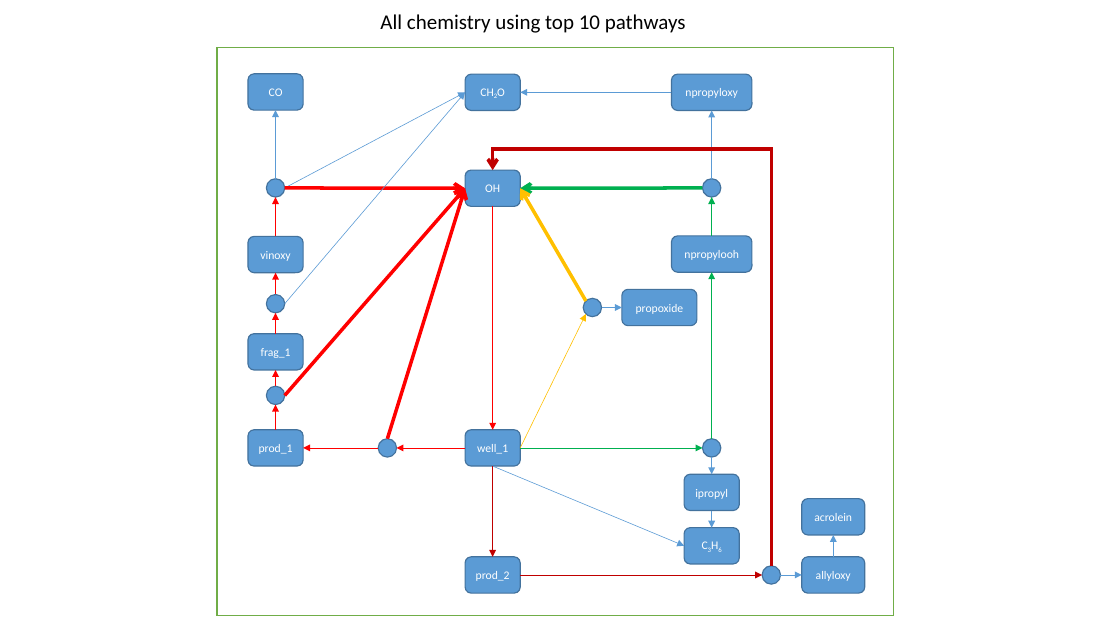
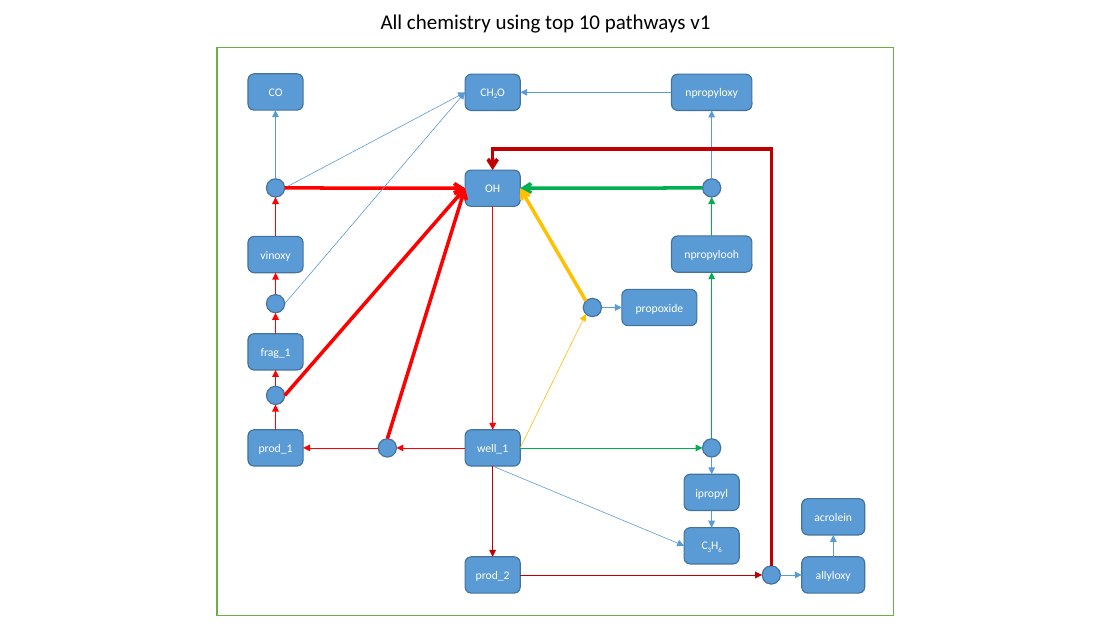
Before and after one commit to AdamPI314/Catalytic-Cycle, a slide deck: slide 10 of theory/figures/n_propane_figures.pptx. Drawn at 1120x630 pixels with LibreOffice and Linux fonts; fonts in the diff are those of the drawing. Boxes give left, top, right and bottom in pixels: in the first picture for what was removed or moved away, otherwise in the second. Text is boxed around its words. In the diff, an @@ line names an element or a change of style, - is before the commit and + after.

Commit message:
minor

```diff
--- a/theory/figures/n_propane_figures.pptx
+++ b/theory/figures/n_propane_figures.pptx
@@ text at (381,14,710,33): text changed @@
-All chemistry using top 10 pathways
+All chemistry using top 10 pathways v1
```
Also in this commit, not shown: 2 other slides changed.
